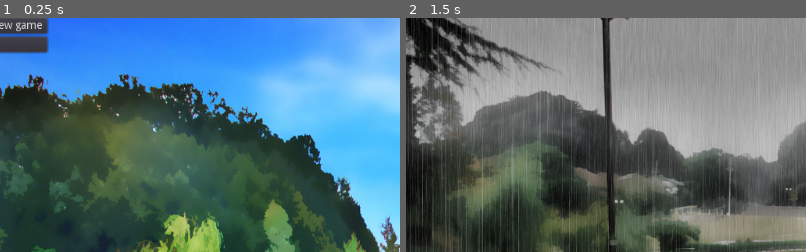
Above: before the commit, frames 1-2 (left to right).
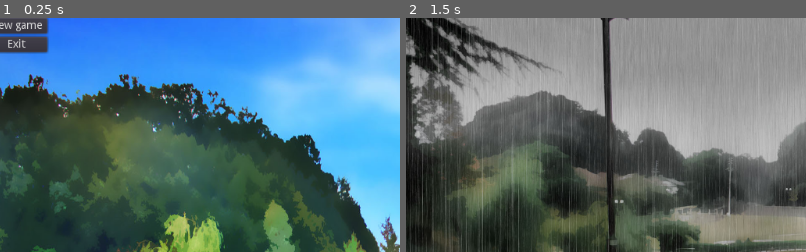
Above: after the commit, the same moments.

Repository: LaithGN/detectiv
Game: Godot game, scene res://Scenes/MainMenu/MainMenu.tscn
Two runs of this game, one before a commit and one after it. Both use one fixed random seed, a clock stepped at 60 frames per second and the inputs below.
Inputs:
- Up to frame 1 (0.25 s): no input
- Up to frame 2 (1.5 s): click "New game" at 0.5 s; tap Enter at 1.25 s
The pictures show only the part of the screen within x 2-52%, y 0-50%; the shares and areas given below are measured in that part.

The runs differ from the first frame. In frame 1, less than 0.1% of the frame differs, in the area x 2-7%, y 8-13%; in frame 2, nothing differs.
Error in both runs: Invalid get index 'scene_to_open' (on base: 'Button'). (res://scripts/mainMenu/mainMenu.gd:6)

Commit message:
add text to button exit

Diff:
--- a/Himera/Scenes/MainMenu/MainMenu.tscn
+++ b/Himera/Scenes/MainMenu/MainMenu.tscn
@@ -39,3 +39,4 @@
 margin_top = 24.0
 margin_right = 79.0
 margin_bottom = 44.0
+text = "Exit"
